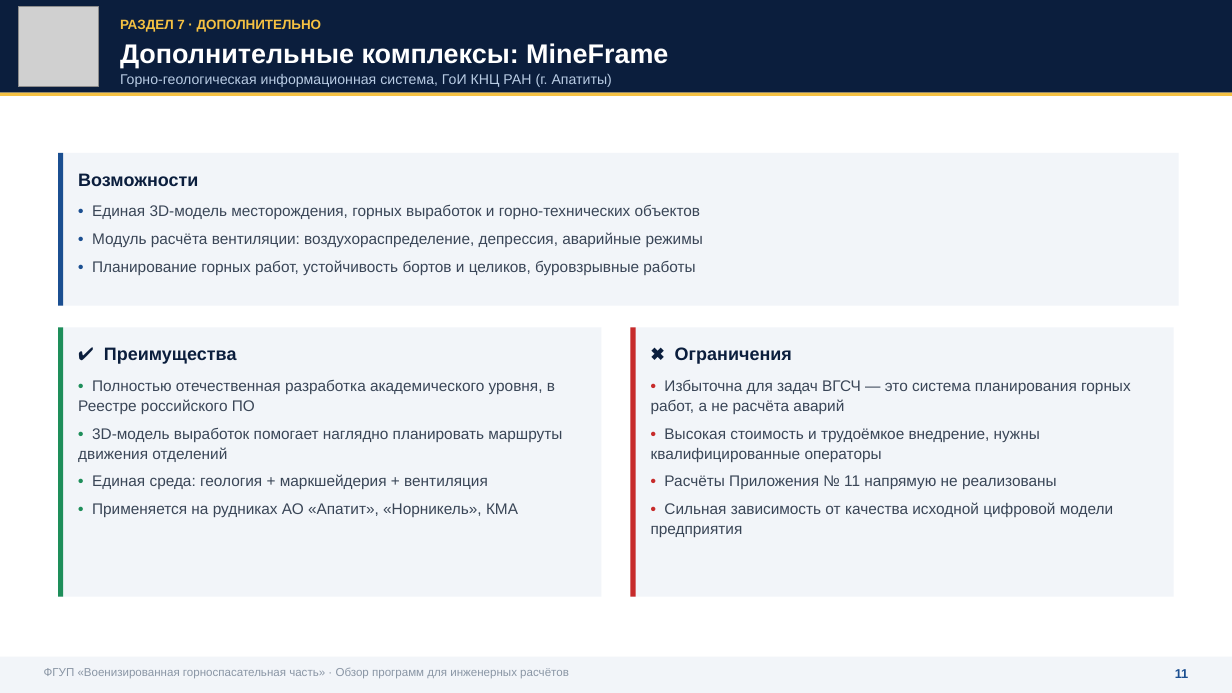
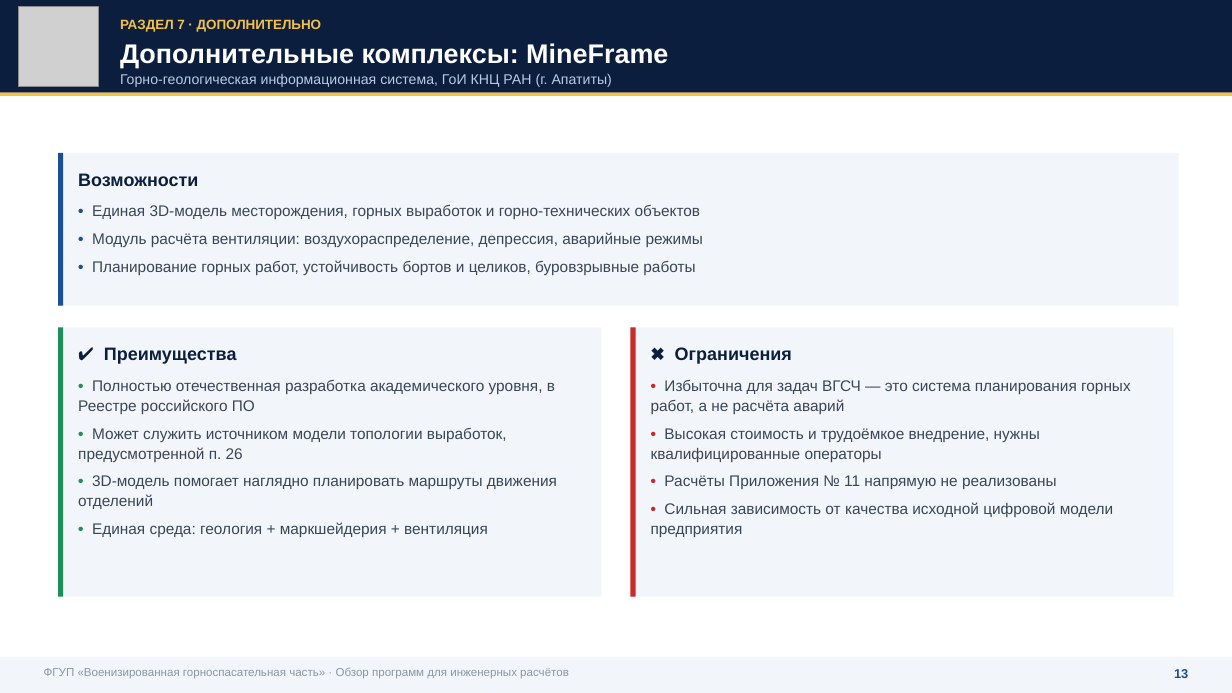
Before and after one commit to pvsistema/ventilation-system-design, a slide deck: slide 14 of public/VGSCH-doklad-PO-inzhenernye-raschety.pptx (slide 12 before the commit). Drawn at 1232x693 pixels with LibreOffice and Linux fonts; fonts in the diff are those of the drawing; grey boxes stand for pictures. Boxes give left, top, right and bottom in pixels: in the first picture for what was removed or moved away, otherwise in the second. Text is boxed around its words. In the diff, an @@ line names an element or a change of style, - is before the commit and + after.

```diff
--- a/public/VGSCH-doklad-PO-inzhenernye-raschety.pptx
+++ b/public/VGSCH-doklad-PO-inzhenernye-raschety.pptx
@@ text at bbox=[78, 428, 557, 509]: text changed @@
-• 3D-модель выработок помогает наглядно планировать маршруты движения отделений
+• Может служить источником модели топологии выработок, предусмотренной п. 26
+• 3D-модель помогает наглядно планировать маршруты движения отделений
@@ text at bbox=[92, 503, 518, 517]: paragraph removed @@
-• Применяется на рудниках АО «Апатит», «Норникель», КМА
@@ text at bbox=[1174, 669, 1188, 678]: text changed @@
-11
+13
```
Also in this commit, not shown: 17 other slides changed, 3 slides added, 1 slide removed.
